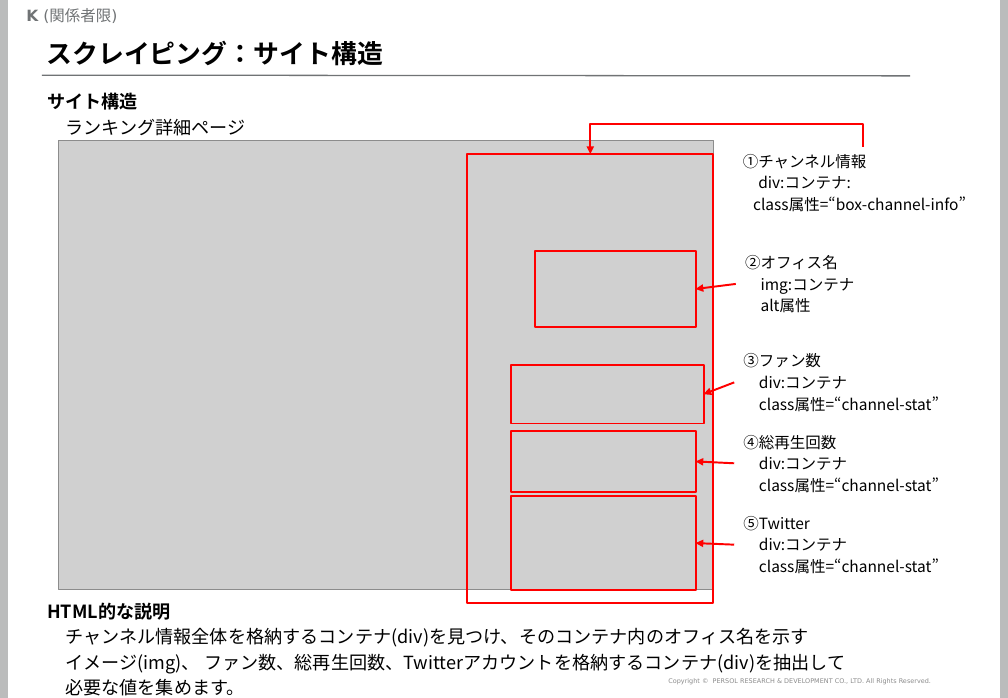
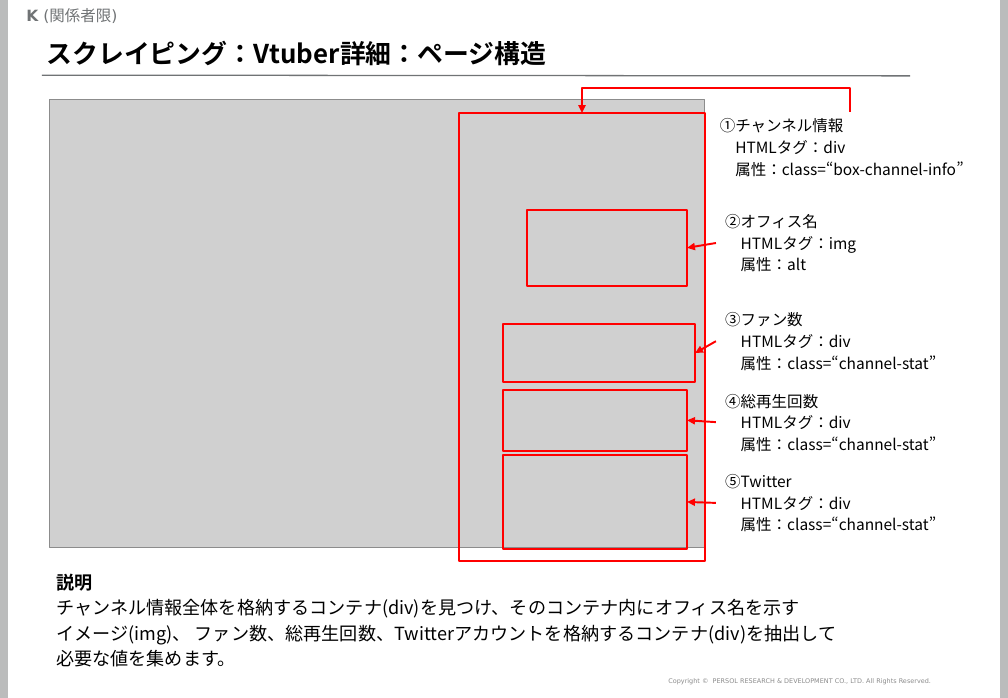
Before and after one commit to mogrodown/python_session, a slide deck: slide 26 of doc/python中級講座_2020.pptx (slide 24 before the commit). Drawn at 1008x698 pixels with LibreOffice and Linux fonts; fonts in the diff are those of the drawing; grey boxes stand for pictures; background and template pictures are left out. Boxes give left, top, right and bottom in pixels: in the first picture for what was removed or moved away, otherwise in the second. Text is boxed around its words. In the diff, an @@ line names an element or a change of style, - is before the commit and + after.

```diff
--- a/doc/python中級講座_2020.pptx
+++ b/doc/python中級講座_2020.pptx
@@ title at [46, 41, 546, 66]: text changed @@
-スクレイピング：サイト構造
+スクレイピング：Vtuber詳細：ページ構造
@@ elbow arrow moved from (864, 147) - (591, 154) to (850, 112) - (583, 113) @@
@@ text removed at [47, 92, 246, 136] @@
-サイト構造
-ランキング詳細ページ
@@ text "①チャンネル情報": place and size @@
-text "①チャンネル情報" at [743, 154, 966, 212]
+text "①チャンネル情報" at [720, 118, 963, 177]
@@ text at [735, 140, 963, 177]: text changed @@
-div:コンテナ:
-class属性=“box-channel-info”
+HTMLタグ：div
+属性：class=“box-channel-info”
@@ text "②オフィス名": place and size @@
-text "②オフィス名" at [745, 255, 855, 313]
+text "②オフィス名" at [725, 214, 856, 272]
@@ 5 rectangles, 1 picture: place and size @@
-5 rectangles, 1 picture at [58, 141, 713, 602]
+5 rectangles, 1 picture at [49, 100, 705, 561]
@@ text at [741, 236, 856, 272]: text changed @@
-img:コンテナ
-alt属性
+HTMLタグ：img
+属性：alt
@@ arrow moved from (736, 284) - (696, 289) to (716, 243) - (688, 248) @@
@@ text "③ファン数": place and size @@
-text "③ファン数" at [743, 353, 939, 412]
+text "③ファン数" at [725, 312, 937, 371]
@@ arrow moved from (734, 383) - (704, 395) to (716, 342) - (695, 353) @@
@@ text at [741, 334, 937, 371]: text changed @@
-div:コンテナ
-class属性=“channel-stat”
+HTMLタグ：div
+属性：class=“channel-stat”
@@ text "④総再生回数": place and size @@
-text "④総再生回数" at [743, 435, 939, 493]
+text "④総再生回数" at [725, 394, 937, 452]
@@ text at [741, 415, 937, 452]: text changed @@
-div:コンテナ
-class属性=“channel-stat”
+HTMLタグ：div
+属性：class=“channel-stat”
@@ arrow moved from (734, 464) - (696, 462) to (716, 423) - (688, 421) @@
@@ text "⑤Twitter": place and size @@
-text "⑤Twitter" at [743, 516, 939, 574]
+text "⑤Twitter" at [725, 474, 937, 532]
@@ arrow moved from (734, 544) - (696, 544) to (716, 503) - (688, 502) @@
@@ text at [741, 496, 937, 532]: text changed @@
-div:コンテナ
-class属性=“channel-stat”
+HTMLタグ：div
+属性：class=“channel-stat”
@@ text "説明": place and size @@
-text "説明" at [47, 602, 845, 696]
+text "説明" at [56, 574, 836, 667]
@@ text at [56, 574, 800, 618]: text changed @@
-HTML的な説明
-チャンネル情報全体を格納するコンテナ(div)を見つけ、そのコンテナ内のオフィス名を示す
+説明
+チャンネル情報全体を格納するコンテナ(div)を見つけ、そのコンテナ内にオフィス名を示す
```
Also in this commit, not shown: 21 other slides changed, 3 slides added, 1 other file.
